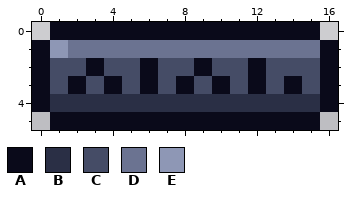
Pixel-art file, stored at Assets/Textures/Backgrounds/ScrollingObjects/Scrap/scrap_girder.aseprite. The first picture shows the starting point.
17x6 pixels, 1 frame.
Palette (. is transparent): A #0a0a1a  B #2a2f45  C #454c66  D #6b7391  E #8e97b5
And afterwards:
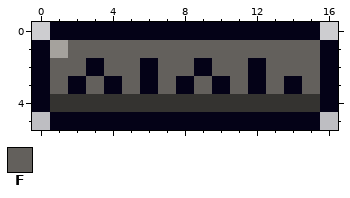
Colours new in this view: F #63605c
The edit:
colour A: #0a0a1a -> #040217
colour B: #2a2f45 -> #343330
colour E: #8e97b5 -> #a5a29d
y 1: x 2..15 DDDDDDDDDDDDDD -> FFFFFFFFFFFFFF
y 2: x 1..2 CC -> FF; x 4..5 CC -> FF; x 7..8 CC -> FF; x 10..11 CC -> FF; x 13..15 CCC -> FFF
y 3: x 1 C -> F; x 3 C -> F; x 5 C -> F; x 7 C -> F; x 9 C -> F; x 11 C -> F; x 13 C -> F; x 15 C -> F
Boxes around the changes in both pictures, in picture pixels (x1, y1, x2, y2):
changed: (32, 22, 338, 130)
